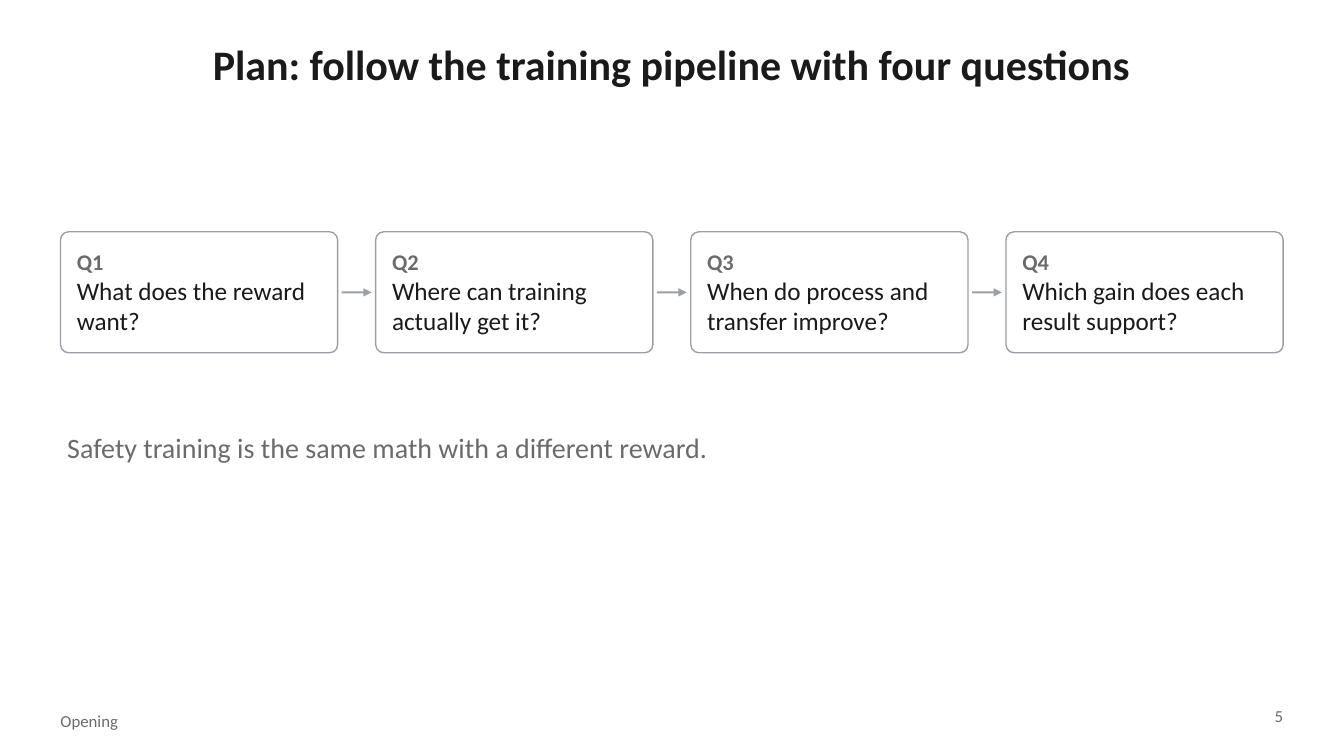
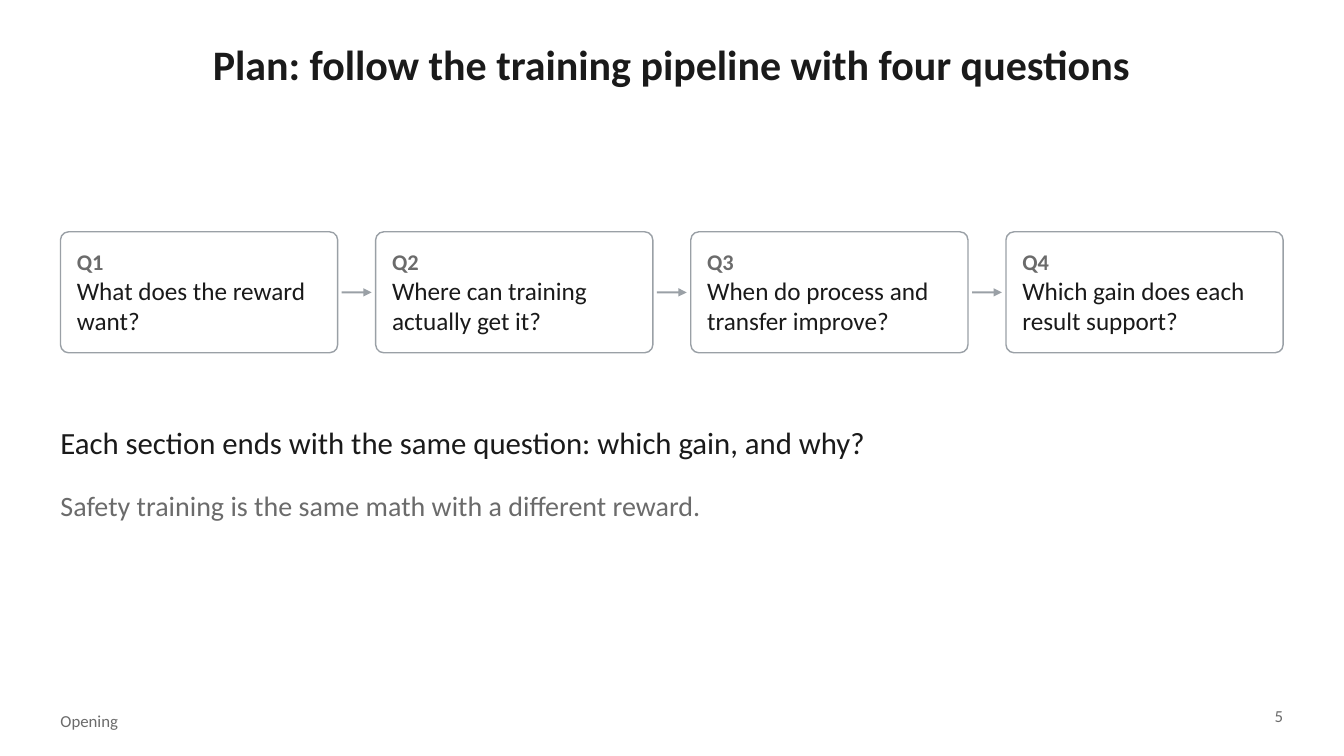
Before and after one commit to assass1nlike/assass1nlike.github.io, a slide deck: slide 5 of everlasting/invisible/social-media-creation/cases/THU-GroupMeeting/Post-Training-What-Does-It-Gain.pptx. Drawn at 1344x756 pixels with LibreOffice and Linux fonts; fonts in the diff are those of the drawing. Boxes give left, top, right and bottom in pixels: in the first picture for what was removed or moved away, otherwise in the second. Text is boxed around its words. In the diff, an @@ line names an element or a change of style, - is before the commit and + after.

```diff
--- a/everlasting/invisible/social-media-creation/cases/THU-GroupMeeting/Post-Training-What-Does-It-Gain.pptx
+++ b/everlasting/invisible/social-media-creation/cases/THU-GroupMeeting/Post-Training-What-Does-It-Gain.pptx
@@ text added at [60, 432, 865, 460], 22 pt, text #1A1A1A @@
+Each section ends with the same question: which gain, and why?
@@ text "Safety training is the same ...": place and size @@
-text "Safety training is the same ..." at [67, 438, 707, 463]
+text "Safety training is the same ..." at [60, 496, 701, 521]
```
Also in this commit, not shown: 2 other slides changed, 1 slide removed, 4 other files.
